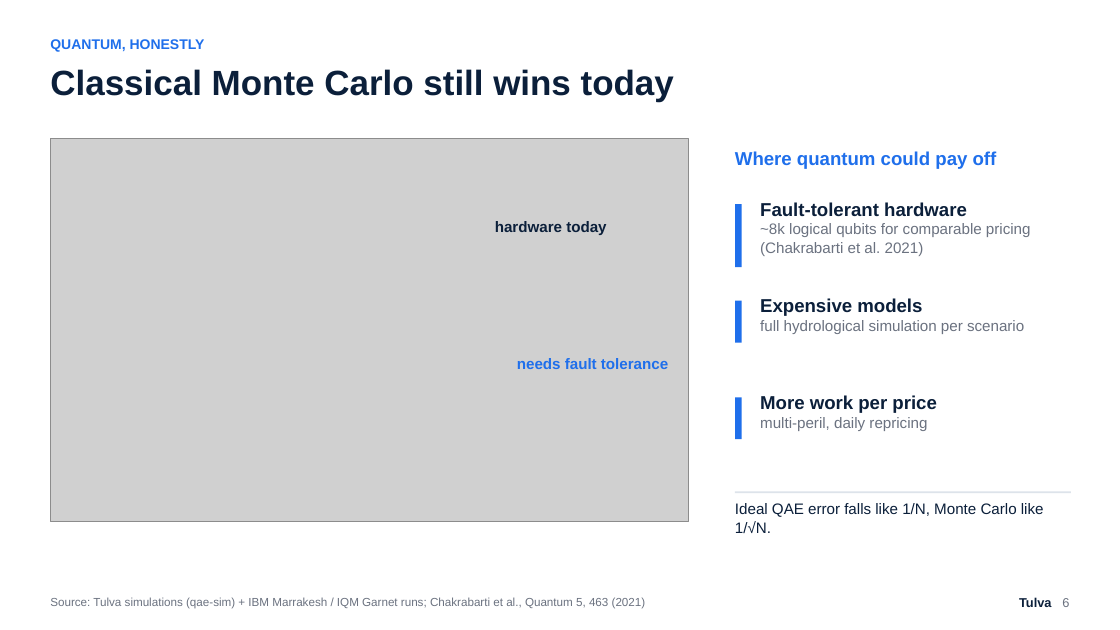
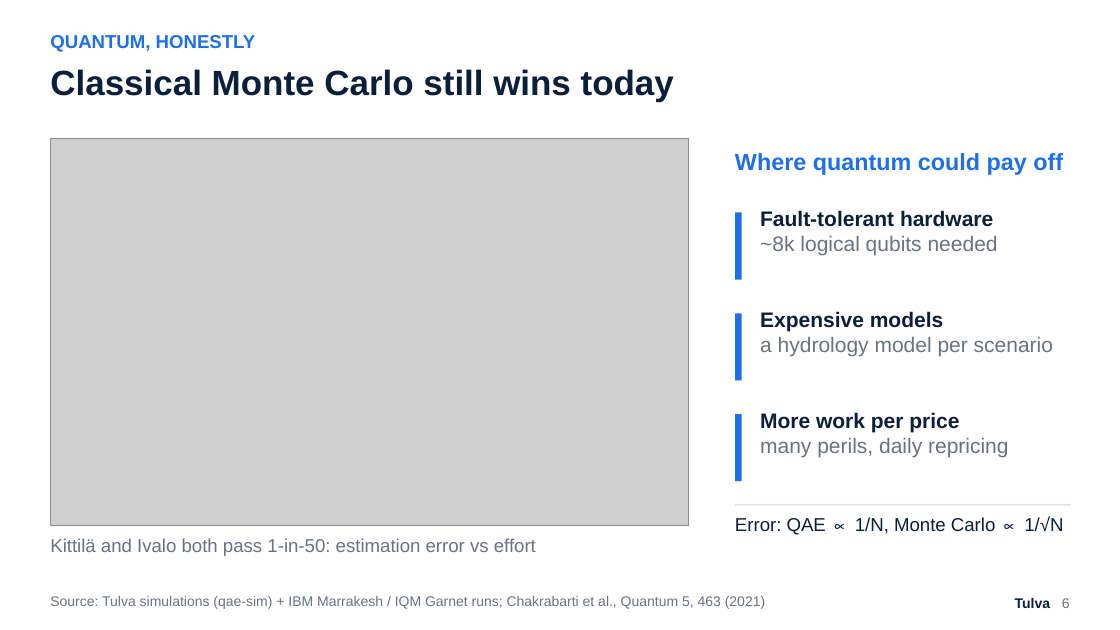
Before and after one commit to Zawaer/tulva, a slide deck: slide 6 of deck/Tulva_QxF2026.pptx. Drawn at 1120x630 pixels with LibreOffice and Linux fonts; fonts in the diff are those of the drawing; grey boxes stand for pictures. Boxes give left, top, right and bottom in pixels: in the first picture for what was removed or moved away, otherwise in the second. Text is boxed around its words. In the diff, an @@ line names an element or a change of style, - is before the commit and + after.

```diff
--- a/deck/Tulva_QxF2026.pptx
+++ b/deck/Tulva_QxF2026.pptx
@@ text "QUANTUM, HONESTLY" at bbox=[50, 35, 256, 52]: size 12 to 16 pt @@
@@ text "Where quantum could pay off" at bbox=[735, 153, 1063, 175]: size 16 to 20 pt @@
@@ text "Fault-tolerant hardware": place and size @@
-text "Fault-tolerant hardware" at bbox=[760, 202, 1031, 256]
+text "Fault-tolerant hardware" at bbox=[760, 210, 998, 256]
@@ text removed at bbox=[495, 221, 606, 235] @@
-hardware today
@@ rectangle: place and size @@
-rectangle at bbox=[735, 204, 742, 267]
+rectangle at bbox=[735, 213, 742, 280]
@@ text at bbox=[760, 236, 998, 256]: text changed; size 13 to 18 pt @@
-~8k logical qubits for comparable pricing (Chakrabarti et al. 2021)
+~8k logical qubits needed
@@ text at bbox=[760, 210, 993, 227]: size 16 to 18 pt in "Fault-tolerant hardware" @@
@@ rectangle: place and size @@
-rectangle at bbox=[735, 301, 742, 343]
+rectangle at bbox=[735, 313, 742, 381]
@@ text at bbox=[760, 311, 943, 332]: size 16 to 18 pt in "Expensive models" @@
@@ text "Expensive models": place and size @@
-text "Expensive models" at bbox=[760, 298, 1024, 334]
+text "Expensive models" at bbox=[760, 311, 1053, 357]
@@ text removed at bbox=[517, 358, 668, 369] @@
-needs fault tolerance
@@ text at bbox=[760, 337, 1053, 357]: text changed; size 13 to 18 pt @@
-full hydrological simulation per scenario
+a hydrology model per scenario
@@ rectangle: place and size @@
-rectangle at bbox=[735, 397, 742, 439]
+rectangle at bbox=[735, 414, 742, 481]
@@ text at bbox=[760, 412, 959, 432]: size 16 to 18 pt in "More work per price" @@
@@ text "More work per price": place and size @@
-text "More work per price" at bbox=[760, 395, 936, 431]
+text "More work per price" at bbox=[760, 412, 1008, 458]
@@ text at bbox=[760, 438, 1008, 458]: text changed; size 13 to 18 pt @@
-multi-peril, daily repricing
+many perils, daily repricing
@@ rectangle: place and size @@
-rectangle at bbox=[735, 492, 1071, 493]
+rectangle at bbox=[735, 504, 1071, 506]
@@ text added at bbox=[50, 538, 536, 556], 16 pt, text #6B7280 @@
+Kittilä and Ivalo both pass 1-in-50: estimation error vs effort
@@ text at bbox=[735, 516, 1063, 535]: text changed; size 13 to 16 pt @@
-Ideal QAE error falls like 1/N, Monte Carlo like 1/√N.
+Error: QAE ∝ 1/N, Monte Carlo ∝ 1/√N
@@ text "Source: Tulva simulations (qae-sim) + ..." at bbox=[50, 596, 765, 609]: size 10 to 12 pt @@
@@ text "Tulva 6" at bbox=[1015, 598, 1070, 608]: size 11 to 12 pt @@
```
Also in this commit, not shown: 7 other slides changed, 16 other files.
